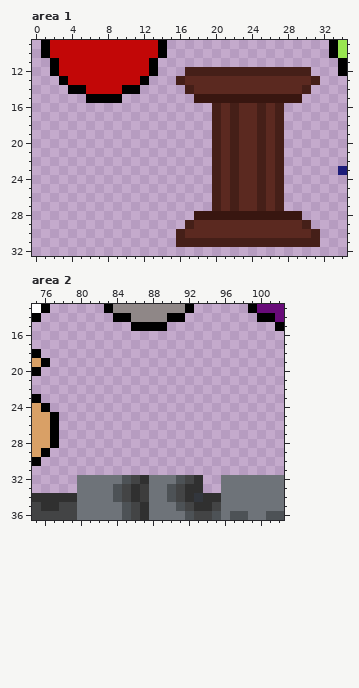
A pixel-art file gets an edit: Assets/Textures/Sketches.aseprite. The picture above is the old version.
512x128 pixels, 1 frame. Colours within 5 levels of each other are drawn and written as one. Shown: area 1: x 0..34, y 9..32; area 2: x 75..102, y 13..36.
The same view after the edit:
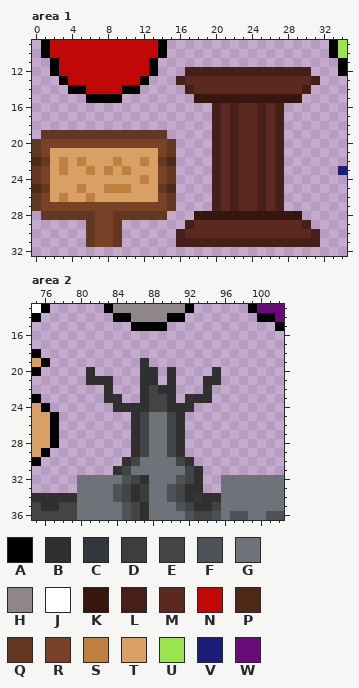
Palette (. is transparent): A #000000  B #303030  C #32363d  D #3d3d3d  E #434445  F #4d5256  G #6e7379  H #8f8787  J #ffffff  K #381610  L #451f18  M #5b2920  N #c20707  P #4e2917  Q #633823  R #794228  S #be7f3f  T #d9a066  U #99e550  V #1c1c79  W #680b79
From old to new:
Area 1:
y 19: x 1..14 .............. -> QQQQQQQQQQQQQQ
y 20: x 0..15 ................ -> QRRRRRRRRRRRRRRQ
y 21: x 0..15 ................ -> QRTTTTTTTTTTTTRQ
y 22: x 0..15 ................ -> PQTSTSTTTSTTSTQP
y 23: x 0..15 ................ -> QRTSTTSTSTSTTTRQ
y 24: x 0..15 ................ -> QRTTTTTTTTTTSTRQ
y 25: x 0..15 ................ -> PQTTTSTTSSSTTTQP
y 26: x 0..15 ................ -> QRTSTTSTTTTTTTRQ
y 27: x 0..15 ................ -> QRRRRRRRRRRRRRRQ
y 28: x 1..14 .............. -> QQQQQQRRQQQQQQ
y 29..31: x 6..9 .... -> QRRQ
Area 2:
y 19: x 87 . -> B
y 20: x 81 . -> B; x 87..88 .. -> BB; x 90 . -> B; x 95 . -> B
y 21: x 81..83 ... -> BBB; x 87..88 .. -> BB; x 90 . -> B; x 94..95 .. -> BB
y 22: x 83 . -> B; x 87..90 .... -> BEBB; x 94 . -> B
y 23: x 83..84 .. -> BB; x 87..90 .... -> BEEB; x 92..94 ... -> BBB
y 24: x 84..92 ......... -> BBBBEEBBB
y 25..29: x 86..91 ...... -> BEGGEB
y 30: x 85..92 ........ -> BEGGGGEB
y 31: x 84..93 .......... -> BEGGGGGGEB
